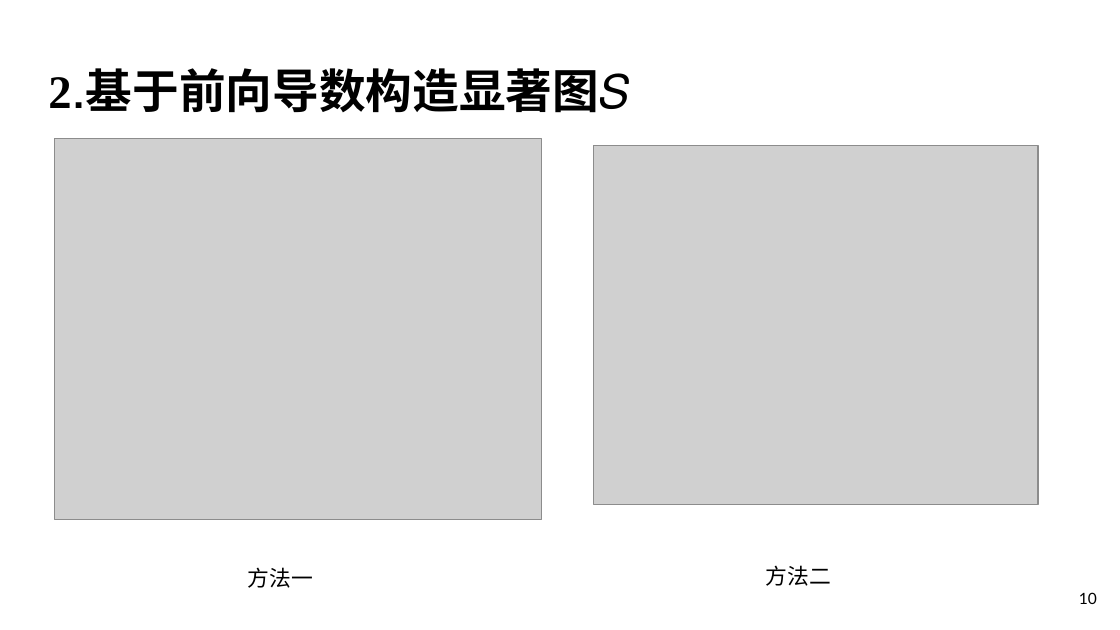
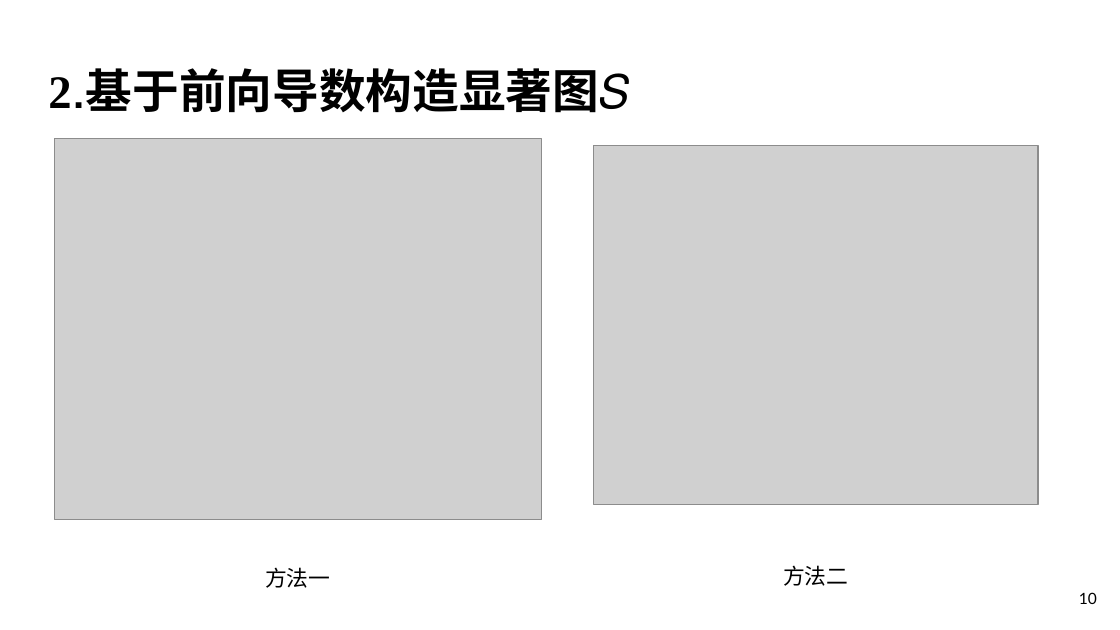
Before and after one commit to 748765226/notes, a slide deck: slide 10 of Group Meeting PPT/Jwang_03.pptx. Drawn at 1120x630 pixels with LibreOffice and Linux fonts; fonts in the diff are those of the drawing; grey boxes stand for pictures. Boxes give left, top, right and bottom in pixels: in the first picture for what was removed or moved away, otherwise in the second. Text is boxed around its words. In the diff, an @@ line names an element or a change of style, - is before the commit and + after.

```diff
--- a/Group Meeting PPT/Jwang_03.pptx
+++ b/Group Meeting PPT/Jwang_03.pptx
@@ text "方法一" at box(265, 567, 330, 588): alignment left to centre @@
@@ text "方法二" at box(783, 565, 848, 586): alignment left to centre @@
```
Also in this commit, not shown: 1 other slide changed, 1 slide added, 1 slide removed, 1 other file.
